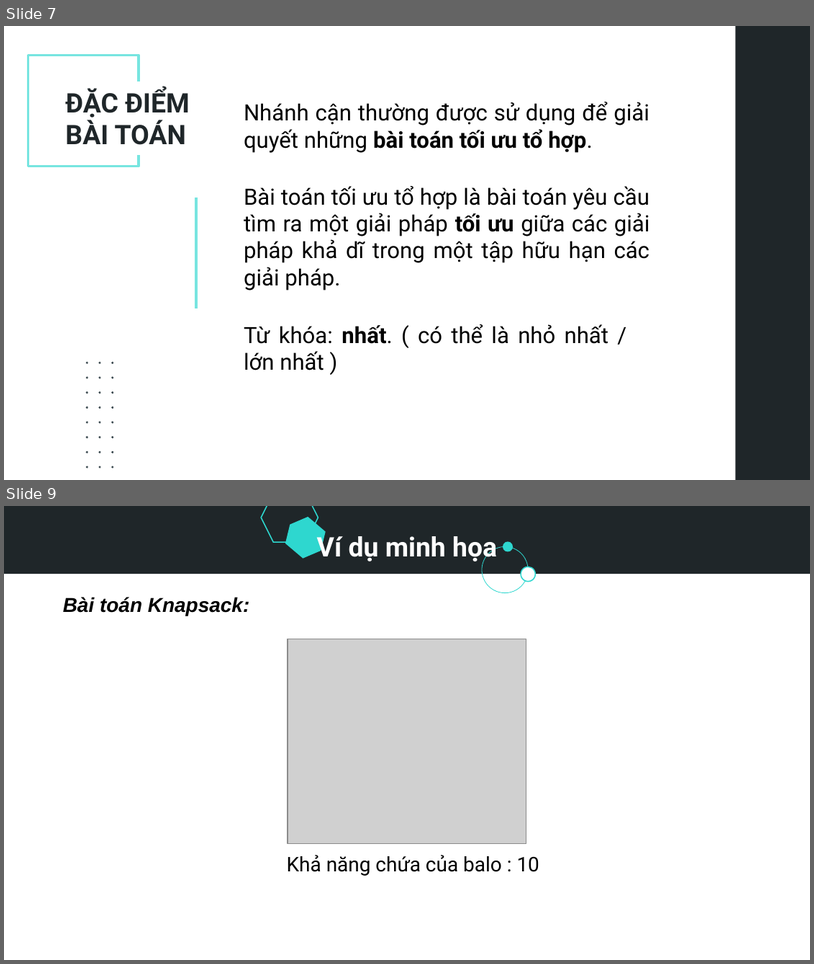
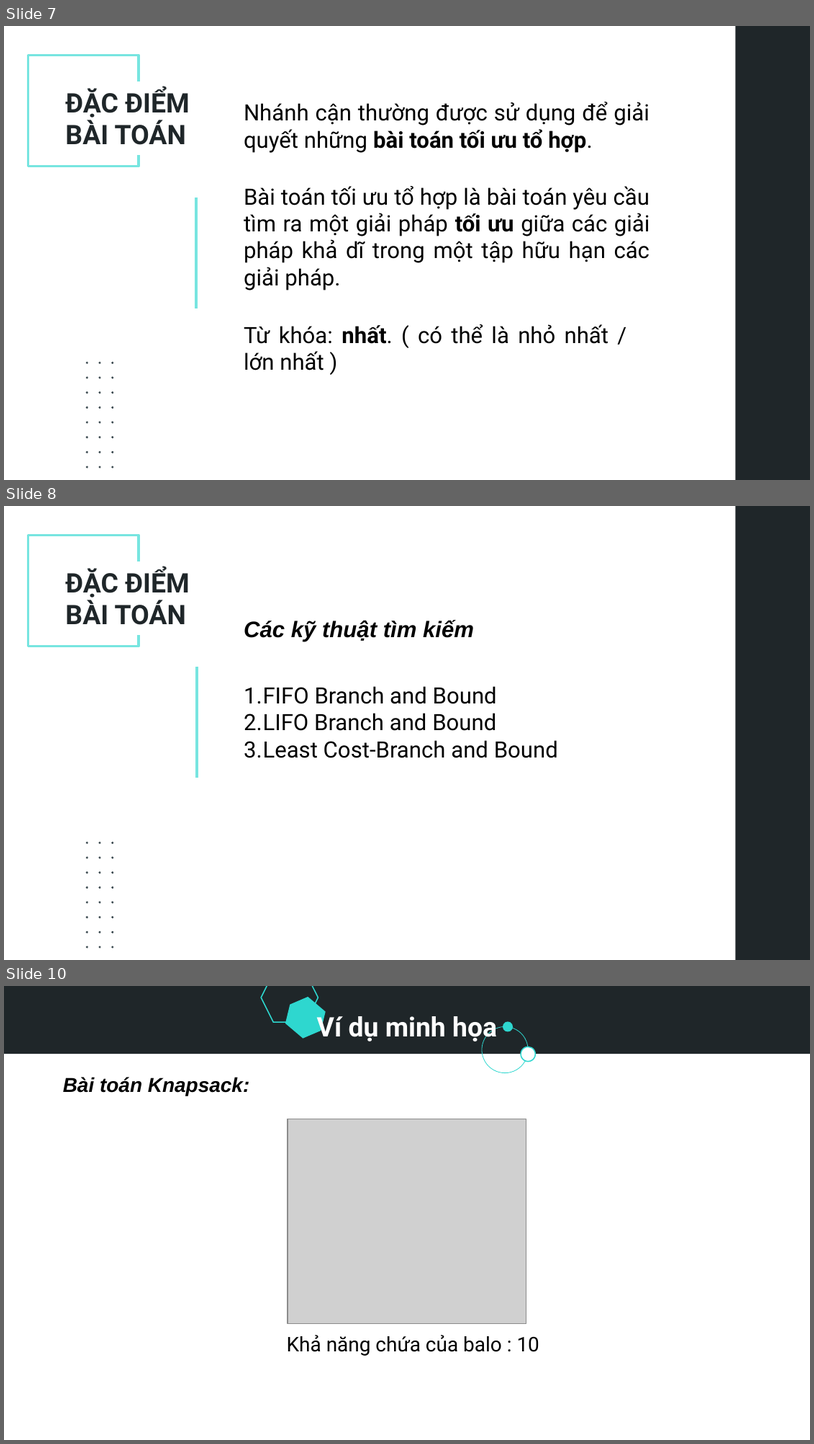
Before and after one commit to bthZang/CS112.N22.KHCL.1, a slide deck: Branch-and-bound-group-1.pptx. Shown one above the other, each under a label of ours: slides 7 and 9 before the commit, slides 7, 8 and 10 after it; the slides between them are not shown. The pictures are 814x964 and 814x1444 pixels, drawn with LibreOffice and Linux fonts; fonts in the diff are those of the drawing; grey boxes stand for pictures. Boxes give left, top, right and bottom in pixels: in the first picture for what was removed or moved away, otherwise in the second. Text is boxed around its words. In the diff, an @@ line names an element or a change of style, - is before the commit and + after.

```diff
--- a/Branch-and-bound-group-1.pptx
+++ b/Branch-and-bound-group-1.pptx
@@ slide 8 added at bbox=[4, 506, 810, 960], background #FFFFFF @@
@@ rectangle added at bbox=[736, 506, 810, 960], fill #1F262A @@
@@ rectangle added at bbox=[28, 535, 139, 646], outline #77E5E0 2 pt @@
@@ text added at bbox=[65, 567, 189, 625], 24 pt, text #1F262A, bold @@
+ĐẶC ĐIỂM
+BÀI TOÁN
@@ text added at bbox=[244, 620, 474, 641], 20 pt, text #000000, bold, italic @@
+Các kỹ thuật tìm kiếm
@@ line added from (197, 667) to (197, 777), #77E5E0 2.25 pt @@
@@ text added at bbox=[244, 686, 558, 758], 20 pt, text #000000 @@
+1. FIFO Branch and Bound
+2. LIFO Branch and Bound
+3. Least Cost-Branch and Bound
@@ group added at bbox=[85, 842, 113, 948]: 24 freeform shapes @@
@@ what was slide 9 is now slide 10 @@
```
Also in this commit, not shown: 1 other file.
